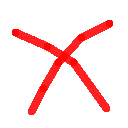
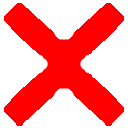
Before/after of a 128 x 128 layered artwork. What changed in the layer stack:
painted on "Layer copy" over [4, 3, 124, 126]
